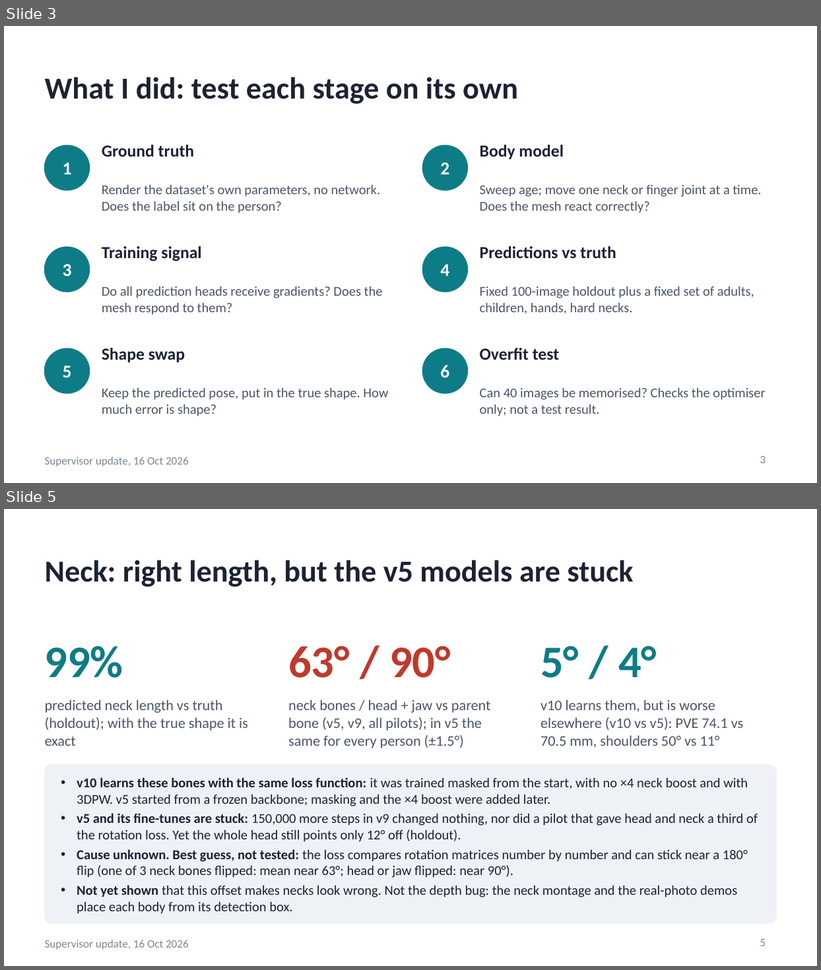
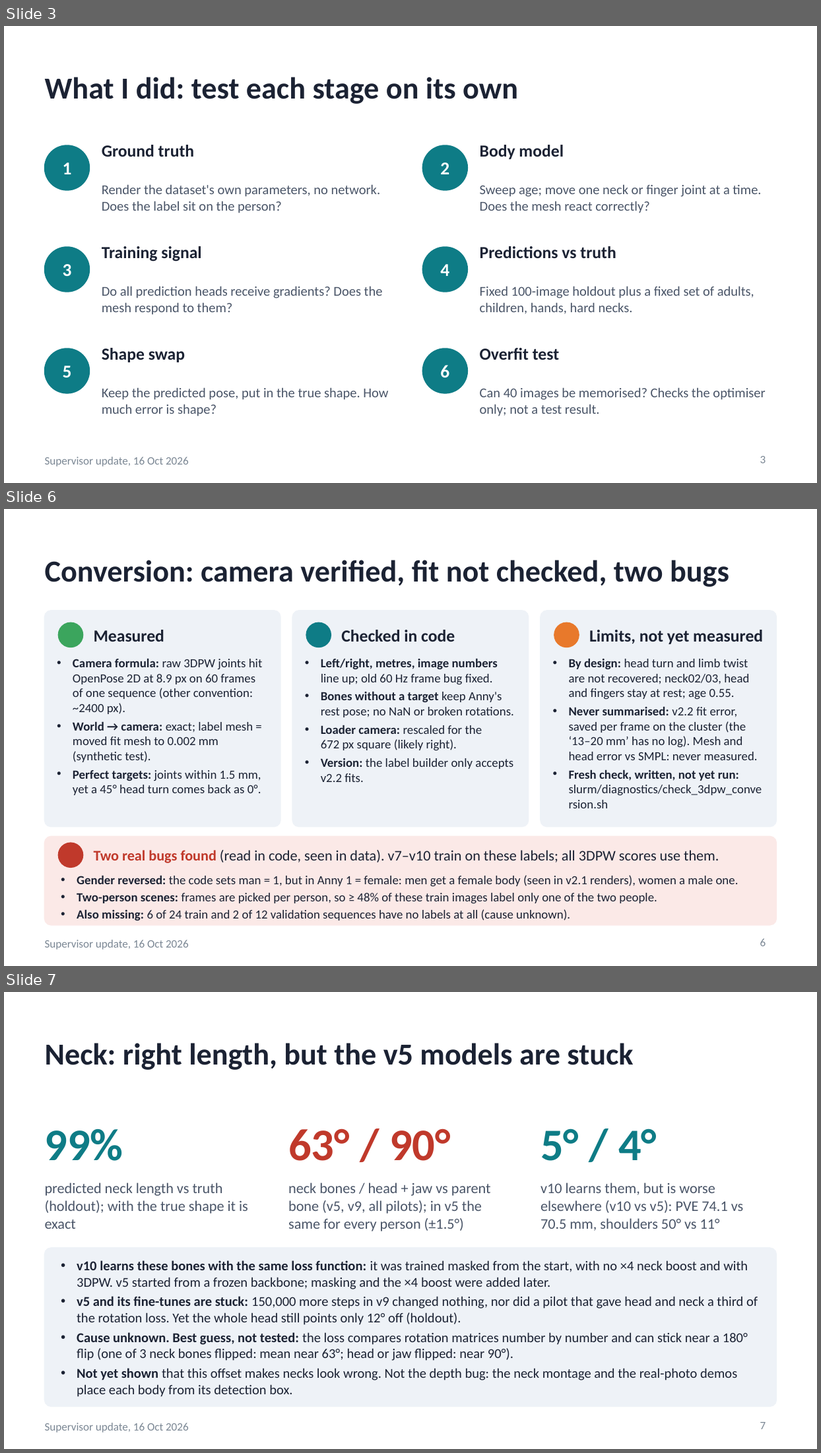
Before and after one commit to saadnajib/Multi-Person-Whole-Body-Human-Mesh-Recovery-in-a-Single-Shot-with-Annyone-dataset-and-3dpw-dataset, a slide deck: docs/supervisor_update_2026-10-16.pptx. Shown one above the other, each under a label of ours: slides 3 and 5 before the commit, slides 3, 6 and 7 after it; the slides between them are not shown. The pictures are 821x970 and 821x1453 pixels, drawn with LibreOffice and Linux fonts; fonts in the diff are those of the drawing. Boxes give left, top, right and bottom in pixels: in the first picture for what was removed or moved away, otherwise in the second. Text is boxed around its words. In the diff, an @@ line names an element or a change of style, - is before the commit and + after.

```diff
--- a/docs/supervisor_update_2026-10-16.pptx
+++ b/docs/supervisor_update_2026-10-16.pptx
@@ slide 6 added at box(4, 509, 817, 966), background #FFFFFF; not listed: 1 template element that a slide beside it also shows @@
@@ title added at box(45, 560, 729, 587), 27 pt, text #1B2233, bold @@
+Conversion: camera verified, fit not checked, two bugs
@@ rounded rectangle added at box(45, 611, 281, 827), fill #EEF2F7, outline #EEF2F7 1 pt @@
@@ ellipse added at box(59, 623, 83, 647), fill #3BA55D, outline #3BA55D 1 pt @@
@@ rounded rectangle added at box(292, 611, 529, 827), fill #EEF2F7, outline #EEF2F7 1 pt @@
@@ ellipse added at box(306, 623, 331, 647), fill #0E7C86, outline #0E7C86 1 pt @@
@@ rounded rectangle added at box(541, 611, 776, 827), fill #EEF2F7, outline #EEF2F7 1 pt @@
@@ ellipse added at box(554, 623, 579, 647), fill #E8792B, outline #E8792B 1 pt @@
@@ text added at box(94, 630, 164, 642), 15 pt, text #1B2233, bold @@
+Measured
@@ text added at box(341, 630, 455, 642), 15 pt, text #1B2233, bold @@
+Checked in code
@@ text added at box(589, 630, 763, 644), 15 pt, text #1B2233, bold @@
+Limits, not yet measured
@@ text added at box(73, 658, 263, 795), 11 pt, text #1B2233 @@
+• Camera formula: raw 3DPW joints hit OpenPose 2D at 8.9 px on 60 frames of one sequence (other convention: ~2400 px).
+• World → camera: exact; label mesh = moved fit mesh to 0.002 mm (synthetic test).
+• Perfect targets: joints within 1.5 mm, yet a 45° head turn comes back as 0°.
@@ text added at box(321, 658, 514, 782), 11 pt, text #1B2233 @@
+• Left/right, metres, image numbers line up; old 60 Hz frame bug fixed.
+• Bones without a target keep Anny's rest pose; no NaN or broken rotations.
+• Loader camera: rescaled for the 672 px square (likely right).
+• Version: the label builder only accepts v2.2 fits.
@@ text added at box(569, 658, 762, 809), 11 pt, text #1B2233 @@
+• By design: head turn and limb twist are not recovered; neck02/03, head and fingers stay at rest; age 0.55.
+• Never summarised: v2.2 fit error, saved per frame on the cluster (the ‘13–20 mm’ has no log). Mesh and head error vs SMPL: never measured.
+• Fresh check, written, not yet run: slurm/diagnostics/check_3dpw_conversion.sh
@@ rounded rectangle added at box(45, 836, 776, 925), fill #FBE9E7, outline #FBE9E7 1 pt @@
@@ ellipse added at box(59, 843, 83, 867), fill #C0392B, outline #C0392B 1 pt @@
@@ text added at box(94, 850, 719, 863), 13 pt, text #1B2233 @@
+Two real bugs found (read in code, seen in data). v7–v10 train on these labels; all 3DPW scores use them.
@@ text added at box(77, 875, 739, 921), 11 pt, text #1B2233 @@
+• Gender reversed: the code sets man = 1, but in Anny 1 = female: men get a female body (seen in v2.1 renders), women a male one.
+• Two-person scenes: frames are picked per person, so ≥ 48% of these train images label only one of the two people.
+• Also missing: 6 of 24 train and 2 of 12 validation sequences have no labels at all (cause unknown).
@@ page number added at box(760, 939, 766, 947), 10 pt, text #7B8794 @@
+6
@@ what was slide 5 is now slide 7 @@
@@ page number at box(760, 1422, 766, 1430): text changed @@
-5
+7
```
Also in this commit, not shown: 4 slides changed, 1 other slide added, 4 other files.
